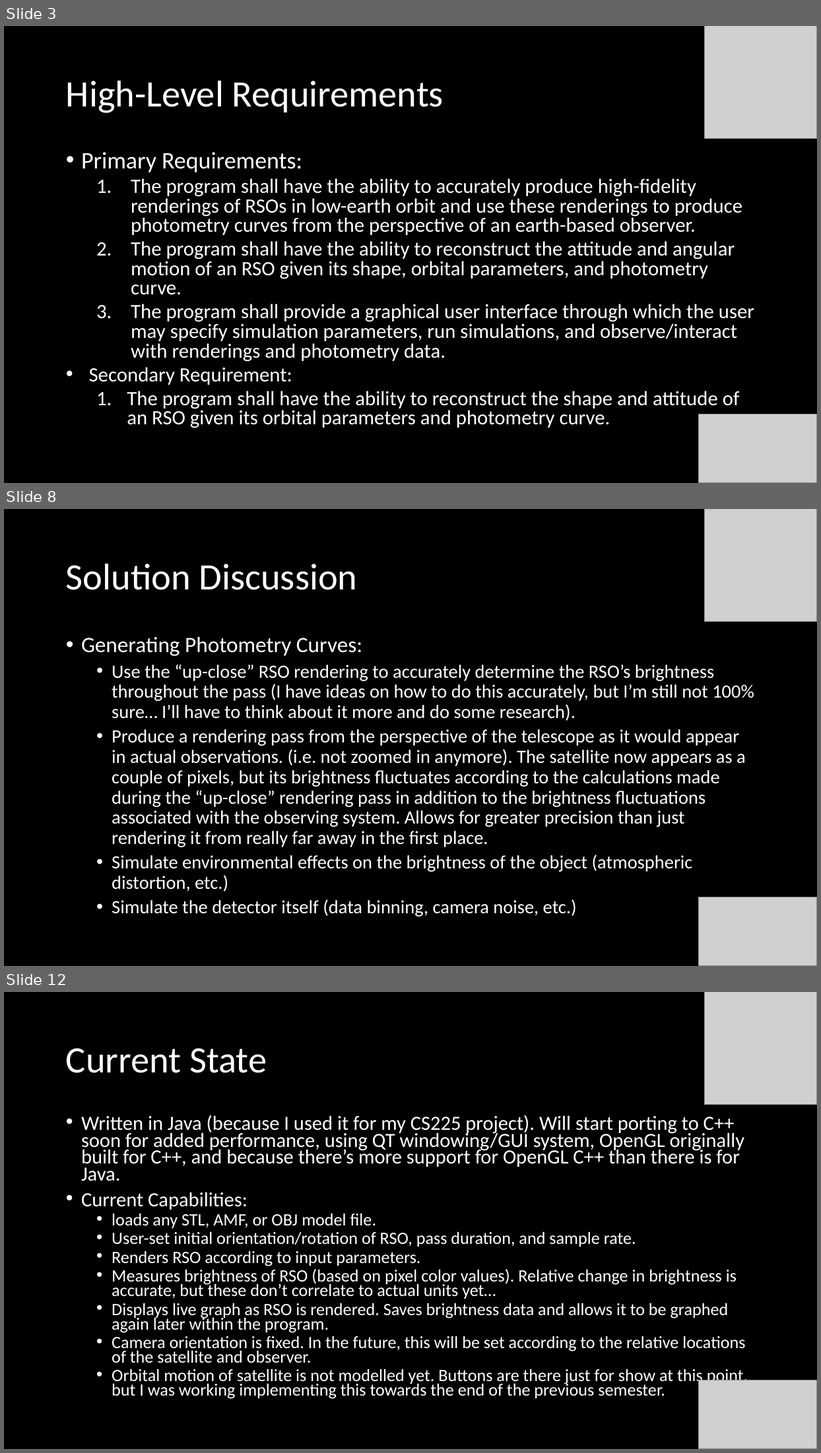
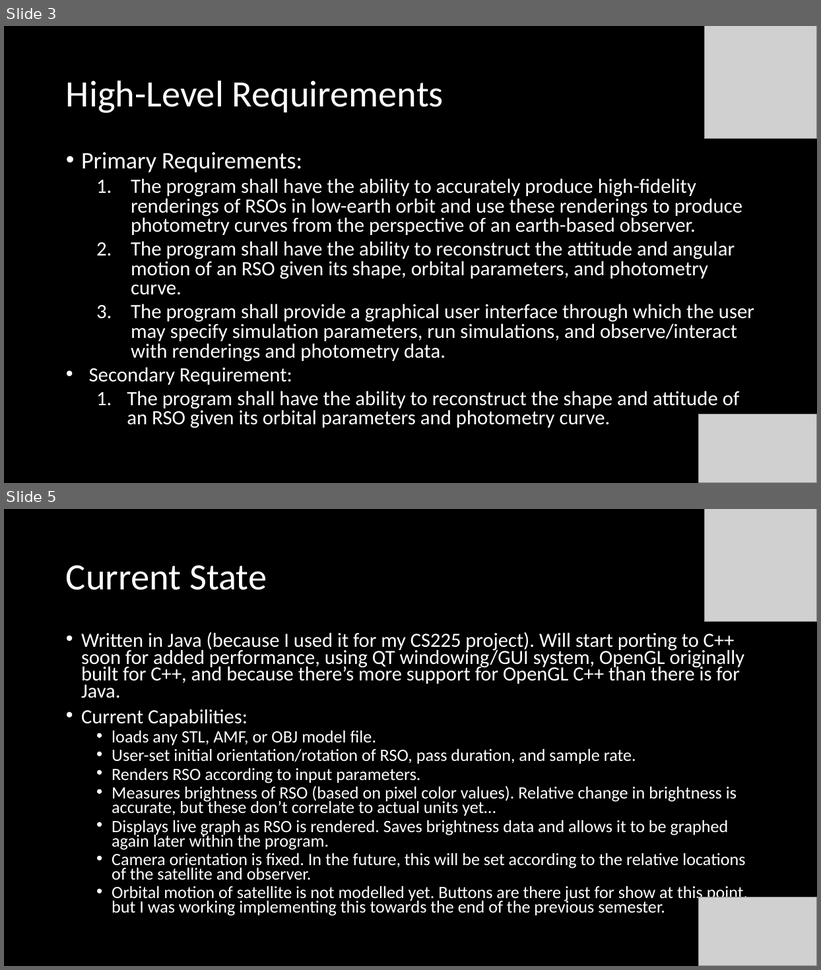
Before and after one commit to henry-valentine/COMPASS, a slide deck: documentation/COMPASS Project Overview.pptx. Shown one above the other, each under a label of ours: slides 3, 8 and 12 before the commit, slides 3 and 5 after it; the slides between them are not shown. The pictures are 821x1453 and 821x970 pixels, drawn with LibreOffice and Linux fonts; fonts in the diff are those of the drawing; grey boxes stand for pictures. Boxes give left, top, right and bottom in pixels: in the first picture for what was removed or moved away, otherwise in the second. Text is boxed around its words. In the diff, an @@ line names an element or a change of style, - is before the commit and + after.

```diff
--- a/documentation/COMPASS Project Overview.pptx
+++ b/documentation/COMPASS Project Overview.pptx
@@ slide 8 removed at <box>4,509,817,966</box>, background #000000 @@
@@ picture removed at <box>704,509,817,622</box> @@
@@ title removed at <box>66,563,358,590</box> @@
-Solution Discussion
@@ text removed at <box>81,637,754,917</box> @@
-• Generating Photometry Curves:
-  • Use the “up-close” RSO rendering to accurately determine the RSO’s brightness throughout the pass (I have ideas on how to do this accurately, but I’m still not 100% sure… I’ll have to think about it more and do some research).
-  • Produce a rendering pass from the perspective of the telescope as it would appear in actual observations. (i.e. not zoomed in anymore). The satellite now appears as a couple of pixels, but its brightness fluctuates according to the calculations made during the “up-close” rendering pass in addition to the brightness fluctuations associated with the observing system. Allows for greater precision than just rendering it from really far away in the first place.
-  • Simulate environmental effects on the brightness of the object (atmospheric distortion, etc.)
-  • Simulate the detector itself (data binning, camera noise, etc.)
@@ picture removed at <box>699,898,817,966</box> @@
@@ what was slide 12 is now slide 5 @@
```
Also in this commit, not shown: 2 slides changed, 6 other slides removed, 14 other files.
